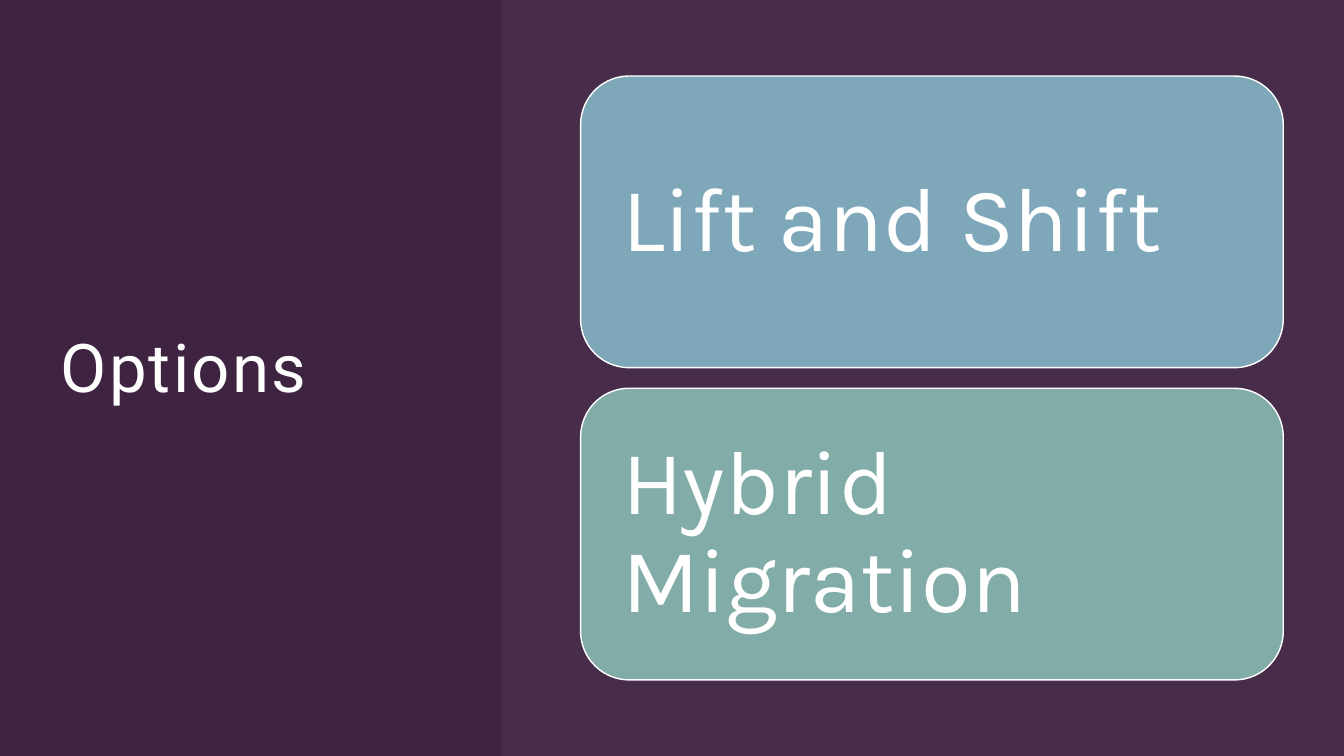
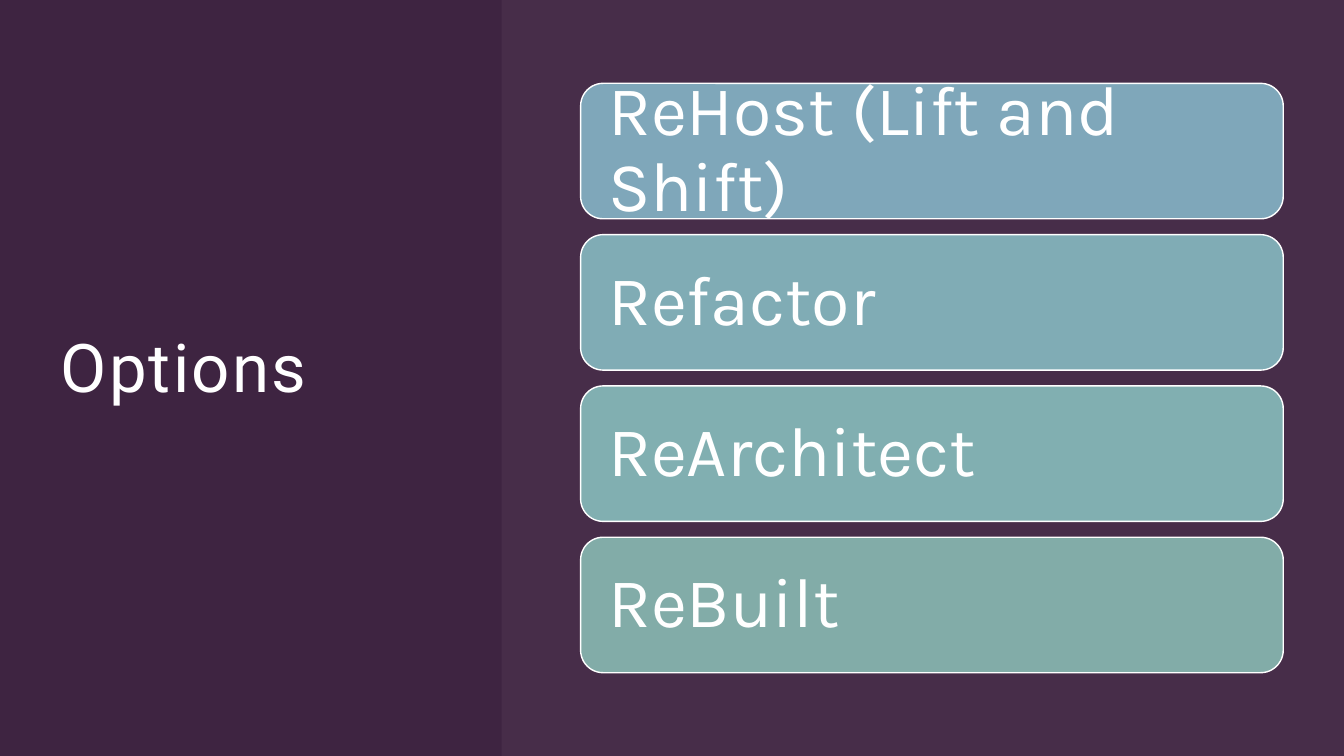
Before and after one commit to gvharikrishna/publicis, a slide deck: slide 6 of POC1/Azure Migration.pptx. Drawn at 1344x756 pixels with LibreOffice and Linux fonts; fonts in the diff are those of the drawing. Boxes give left, top, right and bottom in pixels: in the first picture for what was removed or moved away, otherwise in the second. Text is boxed around its words. In the diff, an @@ line names an element or a change of style, - is before the commit and + after.

Commit message:
PPT Updated

```diff
--- a/POC1/Azure Migration.pptx
+++ b/POC1/Azure Migration.pptx
@@ rounded rectangle: place and size @@
-rounded rectangle at <box>581,76,1284,367</box>
+rounded rectangle at <box>581,84,1284,219</box>
@@ text at <box>608,73,1119,227</box>: text changed; size 65 to 50 pt @@
-Lift and Shift
+ReHost (Lift and Shift)
@@ text removed at <box>622,451,1026,635</box> @@
-Hybrid Migration
@@ rounded rectangle: place and size @@
-rounded rectangle at <box>581,388,1284,680</box>
+rounded rectangle at <box>581,537,1284,673</box>
@@ group added at <box>581,235,1284,628</box>: 3 texts, 2 rounded rectangles @@
+Refactor
+ReArchitect
+ReBuilt
```
Also in this commit, not shown: 2 other slides changed, 1 slide added.
